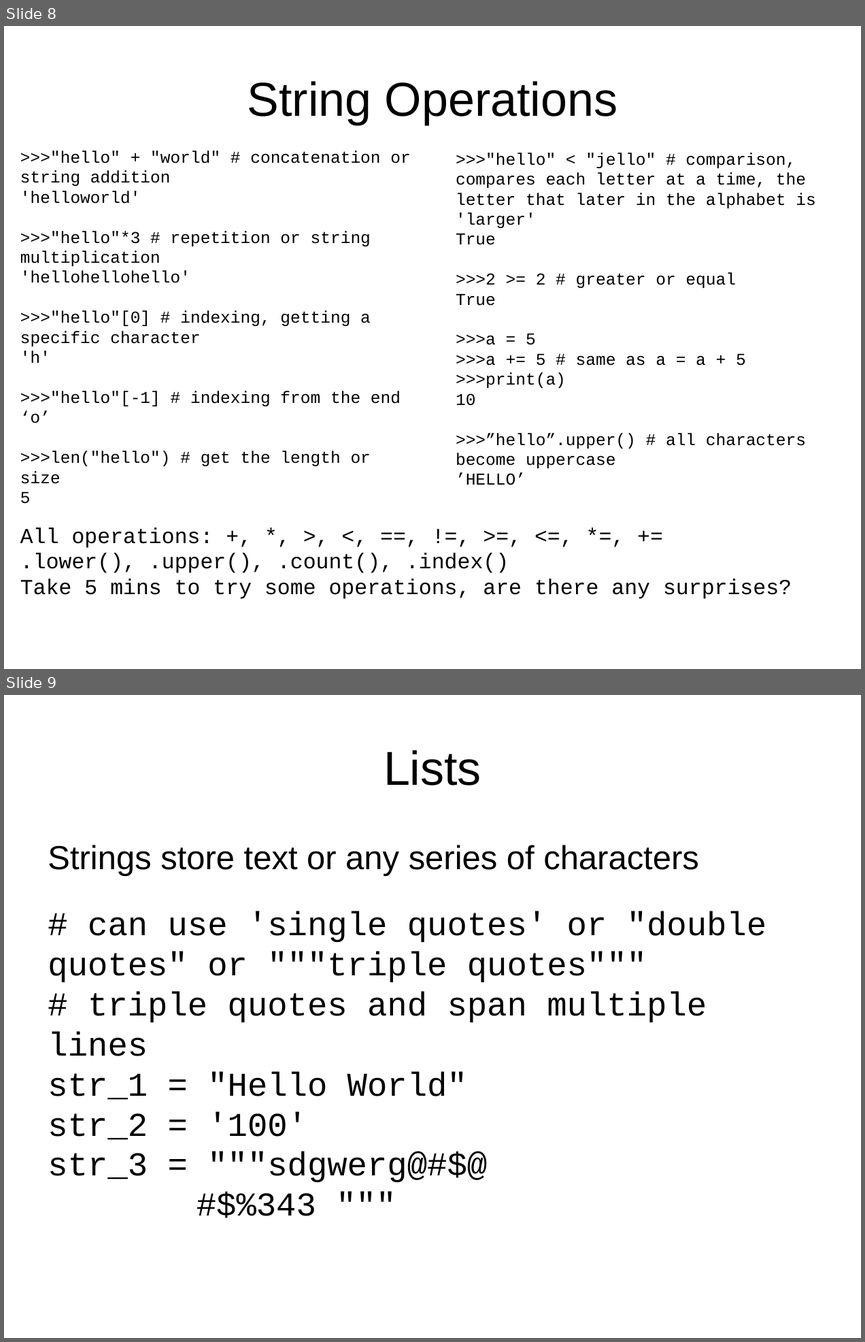
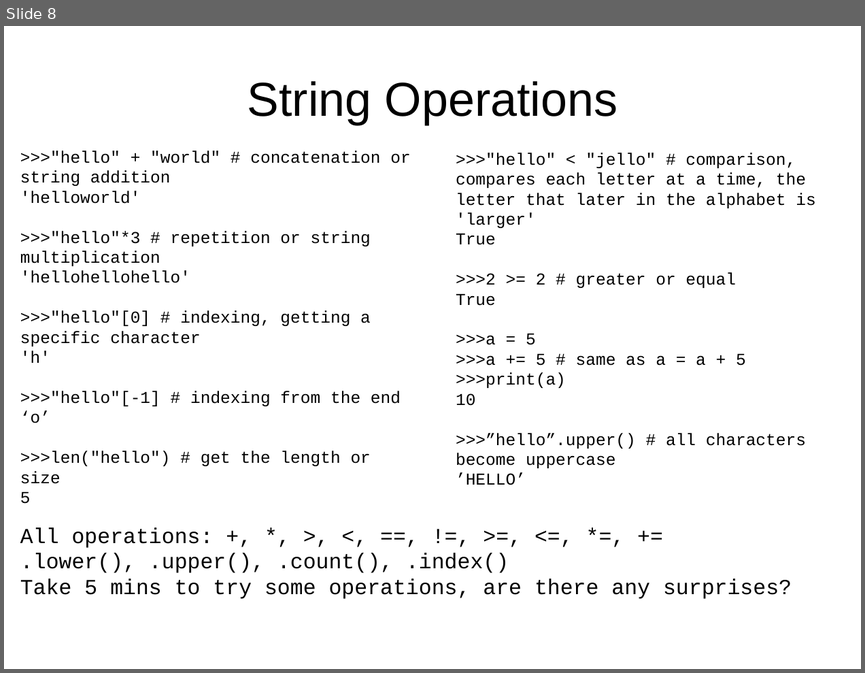
Before and after one commit to jyesselm/Chem991E, a slide deck: 01_introduction_to_python/slides.pptx. Shown one above the other, each under a label of ours: slides 8 and 9 before the commit, slide 8 after it. The pictures are 865x1342 and 865x673 pixels, drawn with LibreOffice and Linux fonts; fonts in the diff are those of the drawing. Boxes give left, top, right and bottom in pixels: in the first picture for what was removed or moved away, otherwise in the second. Text is boxed around its words. In the diff, an @@ line names an element or a change of style, - is before the commit and + after.

```diff
--- a/01_introduction_to_python/slides.pptx
+++ b/01_introduction_to_python/slides.pptx
@@ slide 9 removed at box(4, 695, 861, 1338), background #FFFFFF @@
@@ title removed at box(383, 750, 481, 785) @@
-Lists
@@ text removed at box(48, 845, 699, 876) @@
-Strings store text or any series of characters
@@ text removed at box(48, 911, 767, 1218) @@
-# can use 'single quotes' or "double quotes" or """triple quotes"""
-# triple quotes and span multiple lines
-str_1 = "Hello World"
-str_2 = '100'
-str_3 = """sdgwerg@#$@
-#$%343 """
```
Also in this commit, not shown: 3 slides added, 1 other file.
